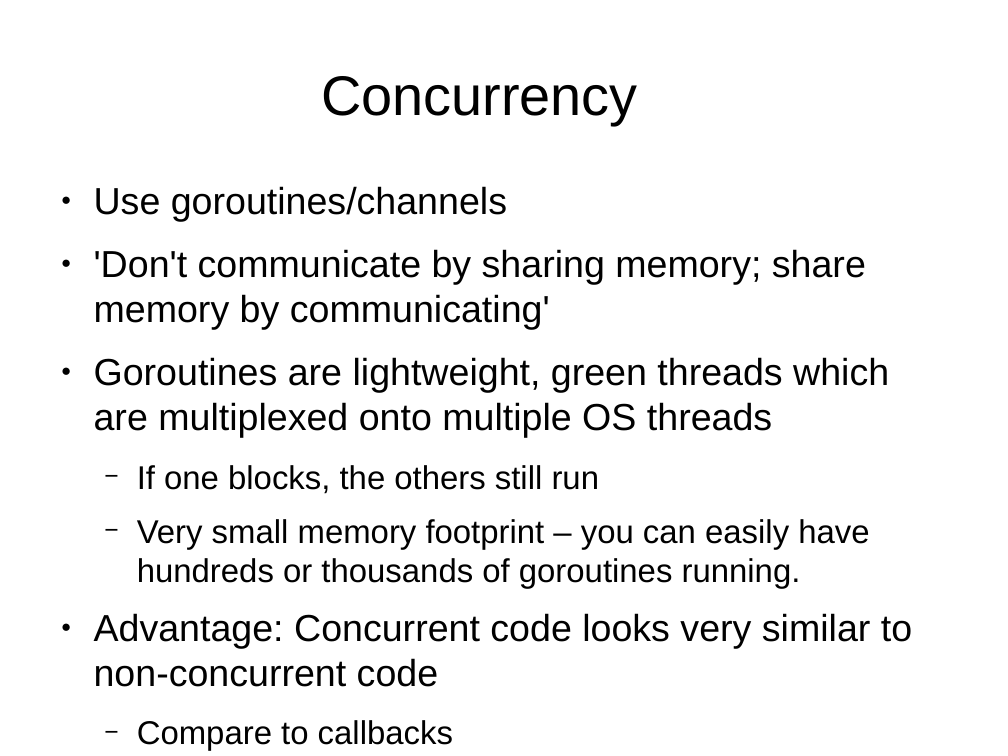
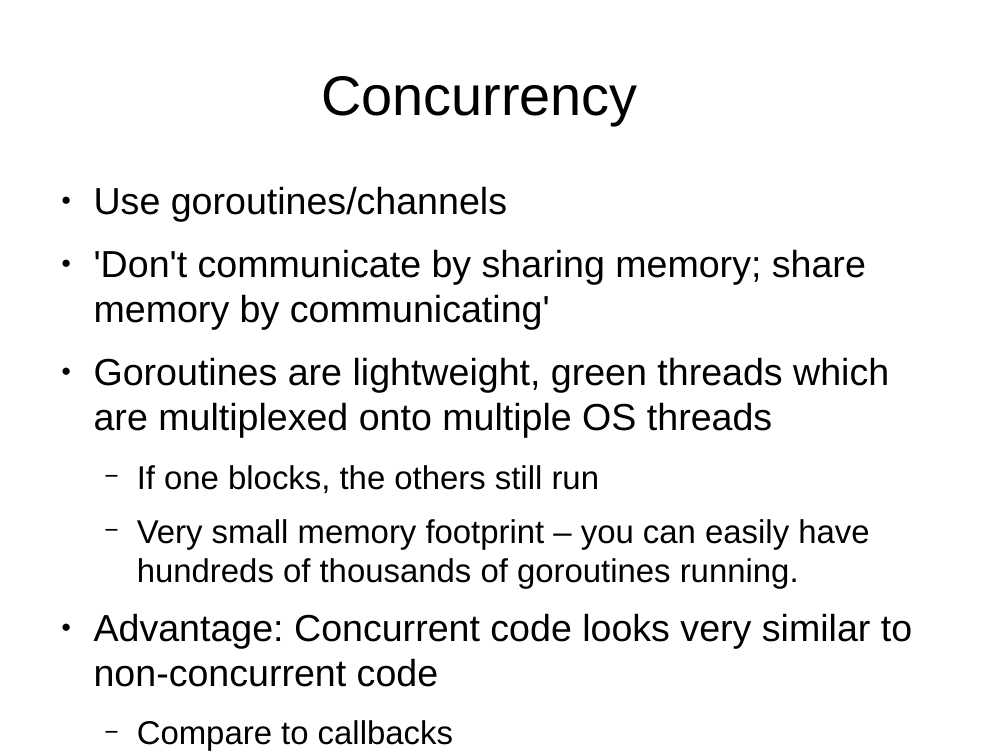
Before and after one commit to ChimeraCoder/go-for-pythonists, a slide deck: slide 24 of go_for_pythonistas.odp. Drawn at 1008x756 pixels with LibreOffice and Linux fonts; fonts in the diff are those of the drawing; background and template pictures are left out. Boxes give left, top, right and bottom in pixels: in the first picture for what was removed or moved away, otherwise in the second. Text is boxed around its words. In the diff, an @@ line names an element or a change of style, - is before the commit and + after.

```diff
--- a/go_for_pythonistas.odp
+++ b/go_for_pythonistas.odp
@@ text at bbox=[137, 519, 869, 589]: text changed @@
-  − Very small memory footprint – you can easily have hundreds or thousands of goroutines running.
+  − Very small memory footprint – you can easily have hundreds of thousands of goroutines running.
```
Also in this commit, not shown: 2 other slides changed.
